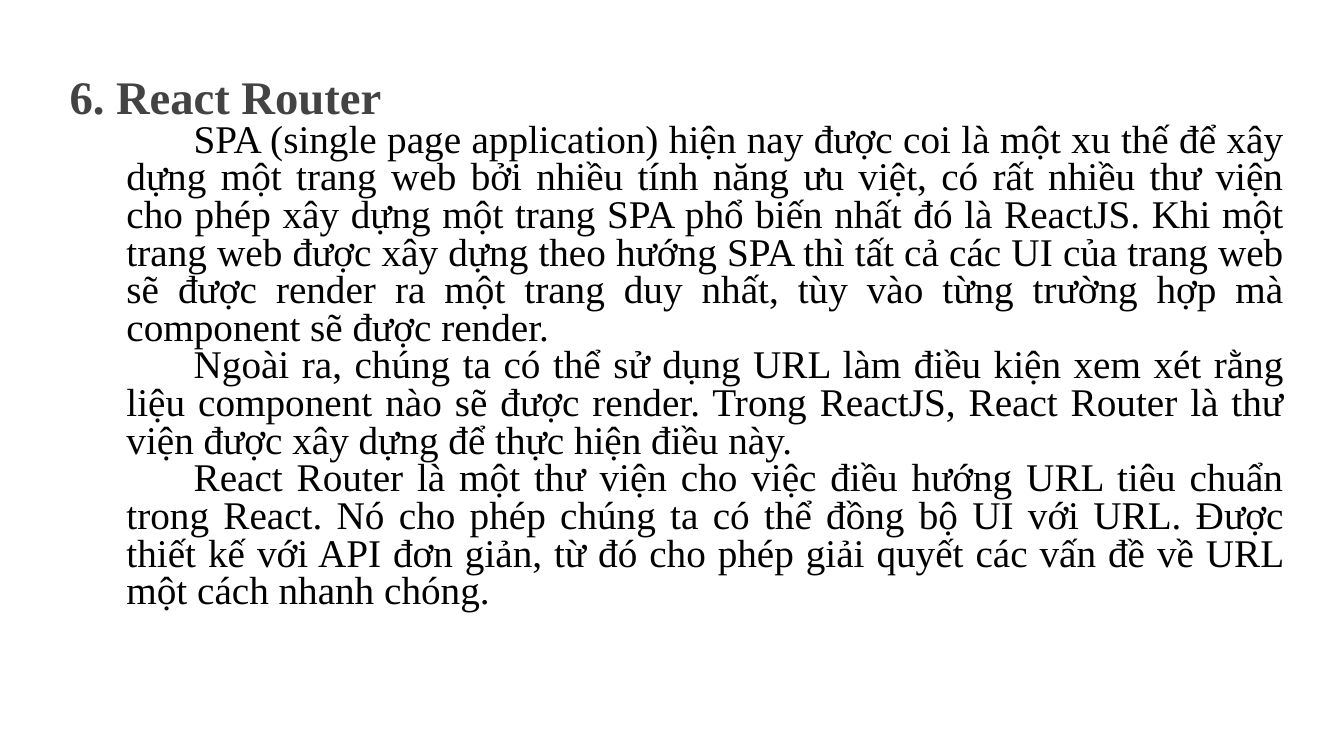
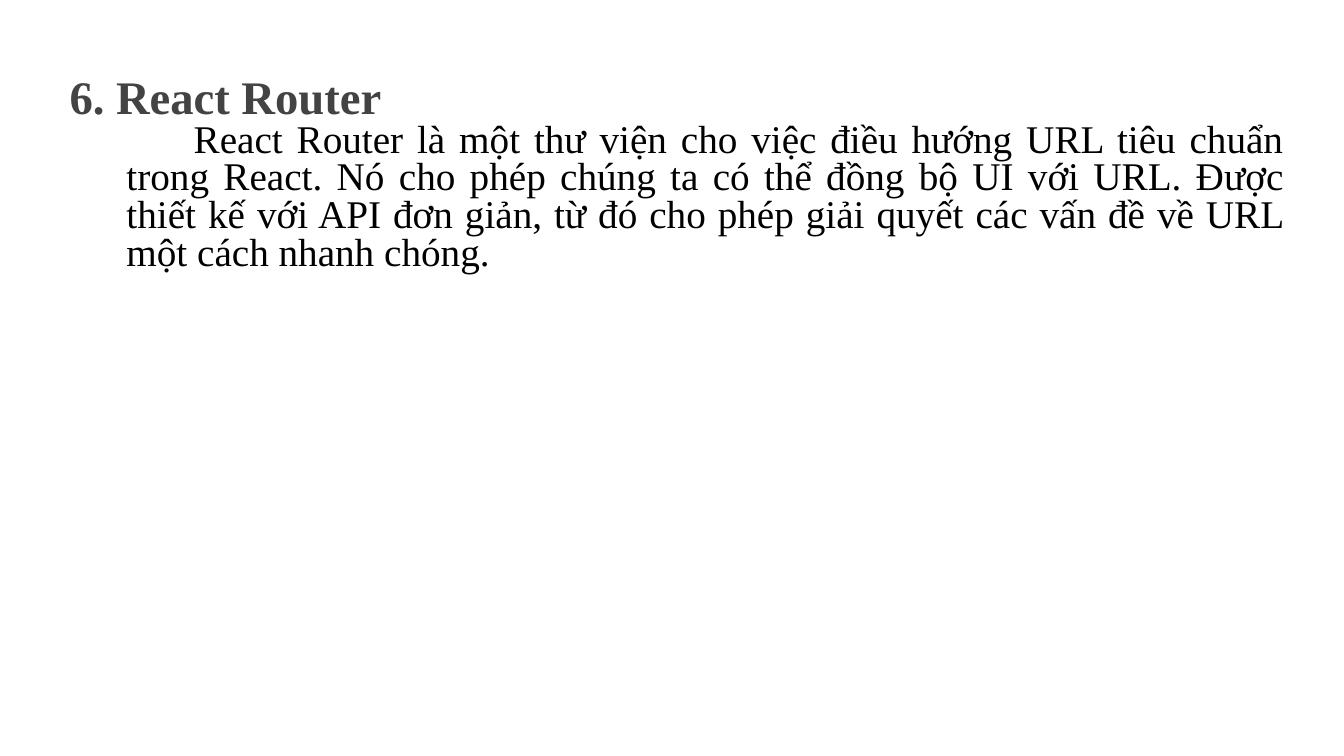
Before and after one commit to AlE-dip/ReactJS_News, a slide deck: slide 12 of documents/slide_báo_cáo.pptx. Drawn at 1344x756 pixels with LibreOffice and Linux fonts; fonts in the diff are those of the drawing. Boxes give left, top, right and bottom in pixels: in the first picture for what was removed or moved away, otherwise in the second. Text is boxed around its words. In the diff, an @@ line names an element or a change of style, - is before the commit and + after.

Commit message:
update slide

```diff
--- a/documents/slide_báo_cáo.pptx
+++ b/documents/slide_báo_cáo.pptx
@@ subtitle at (x1=126, y1=124, x2=1284, y2=461): paragraphs removed @@
-SPA (single page application) hiện nay được coi là một xu thế để xây dựng một trang web bởi nhiều tính năng ưu việt, có rất nhiều thư viện cho phép xây dựng một trang SPA phổ biến nhất đó là ReactJS. Khi một trang web được xây dựng theo hướng SPA thì tất cả các UI của trang web sẽ được render ra một trang duy nhất, tùy vào từng trường hợp mà component sẽ được render.
-Ngoài ra, chúng ta có thể sử dụng URL làm điều kiện xem xét rằng liệu component nào sẽ được render. Trong ReactJS, React Router là thư viện được xây dựng để thực hiện điều này.
```
Also in this commit, not shown: 1 other slide changed, 1 slide removed.
